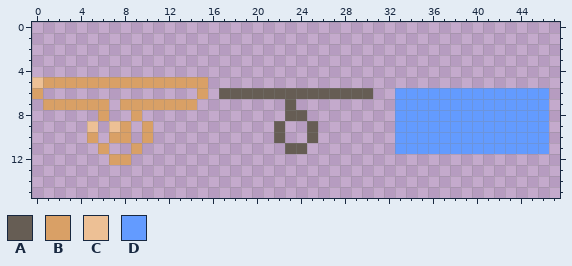
A pixel-art sprite gets an edit: Project_Noshti/Assets/Art/Sprites/Sample Art/Grip Bar UI.png. The picture above is the old version.
The file is 48x16 pixels. Colours within 5 levels of each other are drawn and written as one.
Palette (. is transparent): A #665d54  B #d9a066  C #edc095  D #639bff
Pixels before, first column x 0:
 5 CBBBBBBBBBBBBBBB...............................
 6 B..............B.AAAAAAAAAAAAAA..DDDDDDDDDDDDDD
 7 .BBBBBB.BBBBBBB........A.........DDDDDDDDDDDDDD
 8 ......B..B.............AA........DDDDDDDDDDDDDD
 9 .....C.CB.B...........A..A.......DDDDDDDDDDDDDD
10 .....B.BB.B...........A..A.......DDDDDDDDDDDDDD
11 ......B..B.............AA........DDDDDDDDDDDDDD
12 .......BB......................................
New version:
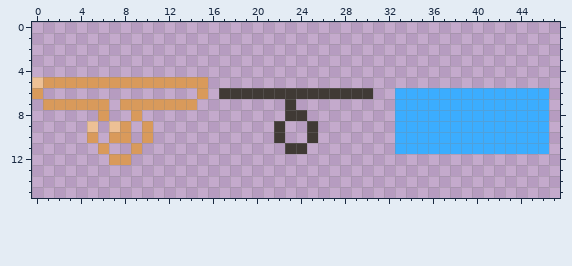
Commit: Gripping from a jump can now be set to cost extra grip
Diff:
Colour A changes from #665d54 to #403a35.
Colour B changes from #d9a066 to #d99a5b.
Colour D changes from #639bff to #3badff.
Where, in picture pixels (left, top, right, bottom), the same in both pictures:
changed: (32, 77, 549, 165)
